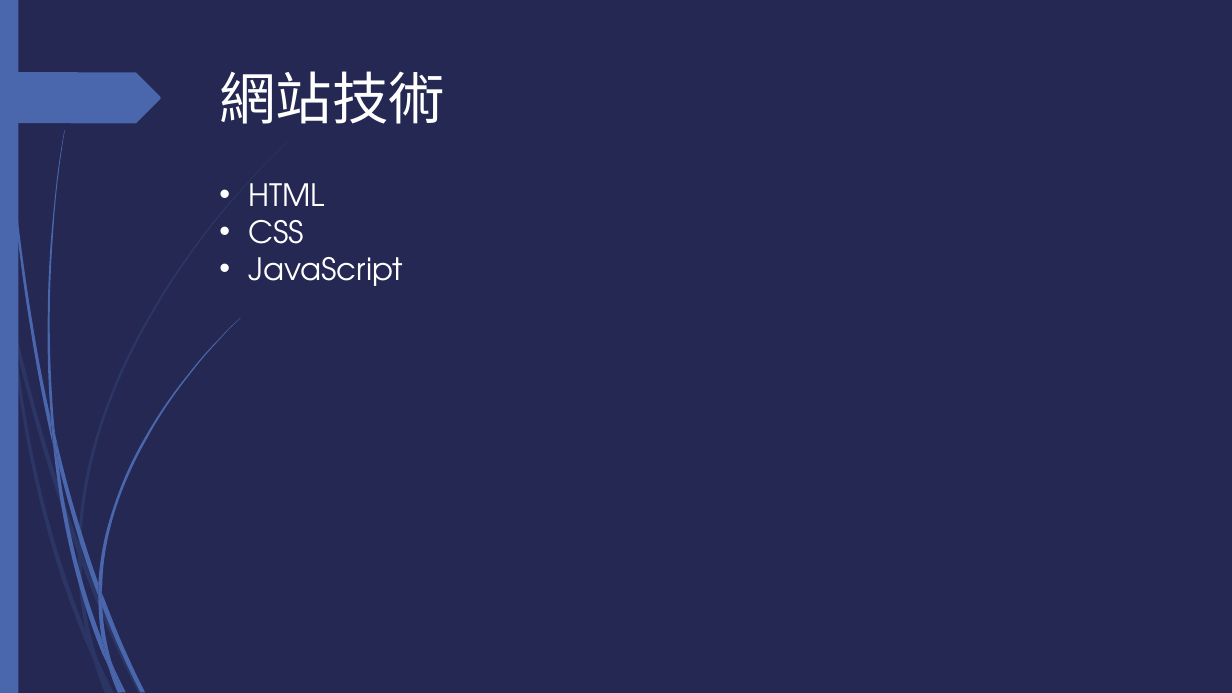
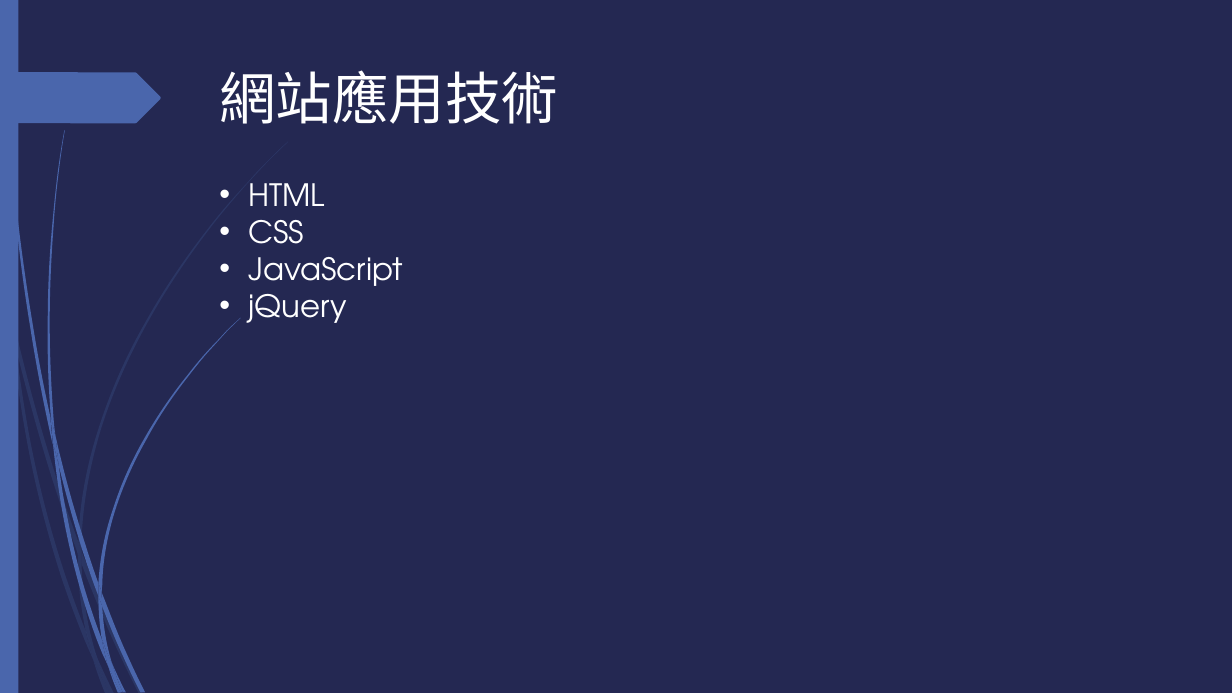
Before and after one commit to aaron850426/aaron850426.github.io, a slide deck: slide 11 of document.pptx (slide 5 before the commit). Drawn at 1232x693 pixels with LibreOffice and Linux fonts; fonts in the diff are those of the drawing. Boxes give left, top, right and bottom in pixels: in the first picture for what was removed or moved away, otherwise in the second. Text is boxed around its words. In the diff, an @@ line names an element or a change of style, - is before the commit and + after.

```diff
--- a/document.pptx
+++ b/document.pptx
@@ title at [220,70,559,124]: text changed @@
-網站技術
+網站應用技術
@@ text at [248,294,347,323]: paragraph added @@
+• jQuery
```
Also in this commit, not shown: 5 other slides changed, 7 slides added, 16 other files.
